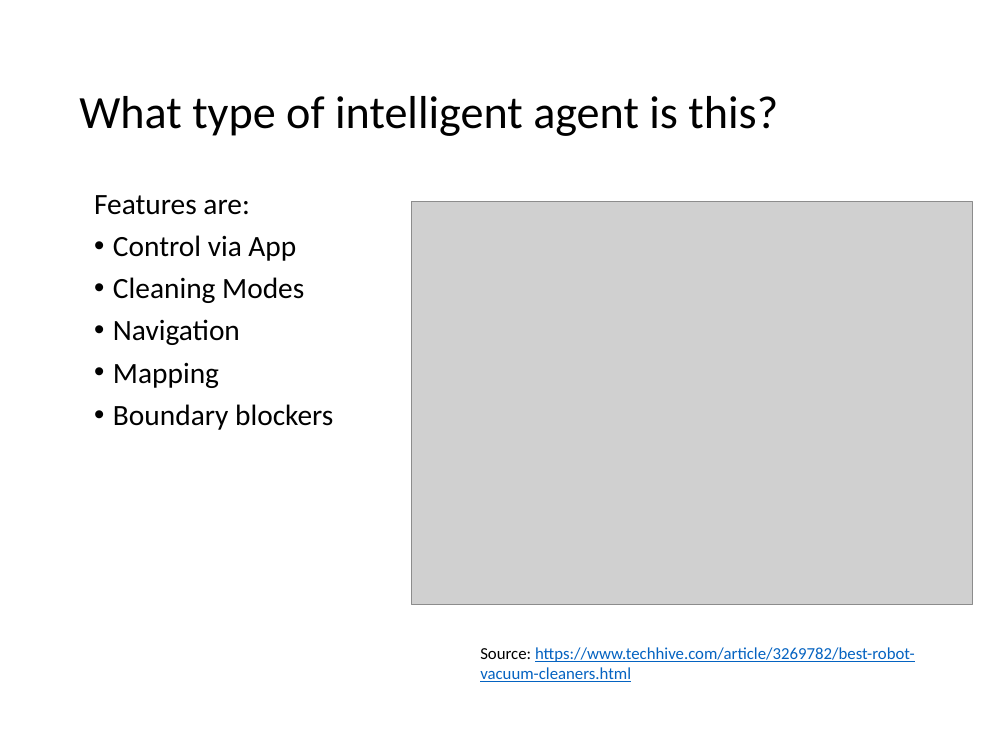
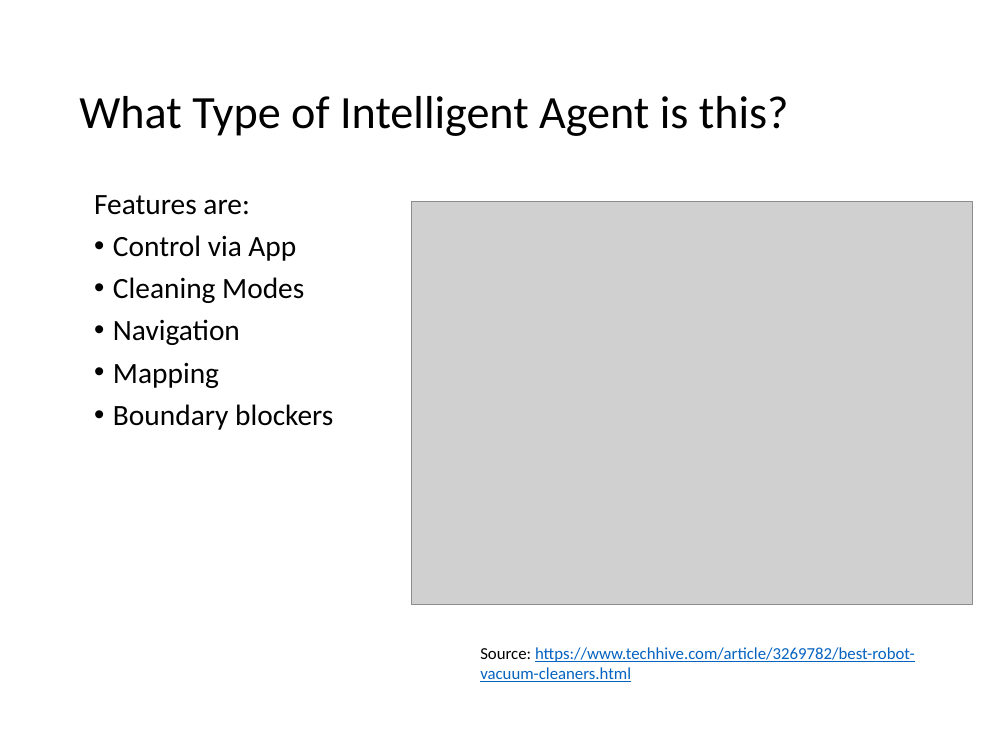
Before and after one commit to mhahsler/CS7320-AI, a slide deck: slide 30 of slides/02_agents.pptx (slide 25 before the commit). Drawn at 1008x756 pixels with LibreOffice and Linux fonts; fonts in the diff are those of the drawing; grey boxes stand for pictures. Boxes give left, top, right and bottom in pixels: in the first picture for what was removed or moved away, otherwise in the second. Text is boxed around its words. In the diff, an @@ line names an element or a change of style, - is before the commit and + after.

```diff
--- a/slides/02_agents.pptx
+++ b/slides/02_agents.pptx
@@ title at [79,96,789,136]: text changed @@
-What type of intelligent agent is this?
+What Type of Intelligent Agent is this?
```
Also in this commit, not shown: 23 other slides changed, 5 slides added, 1 other file.
